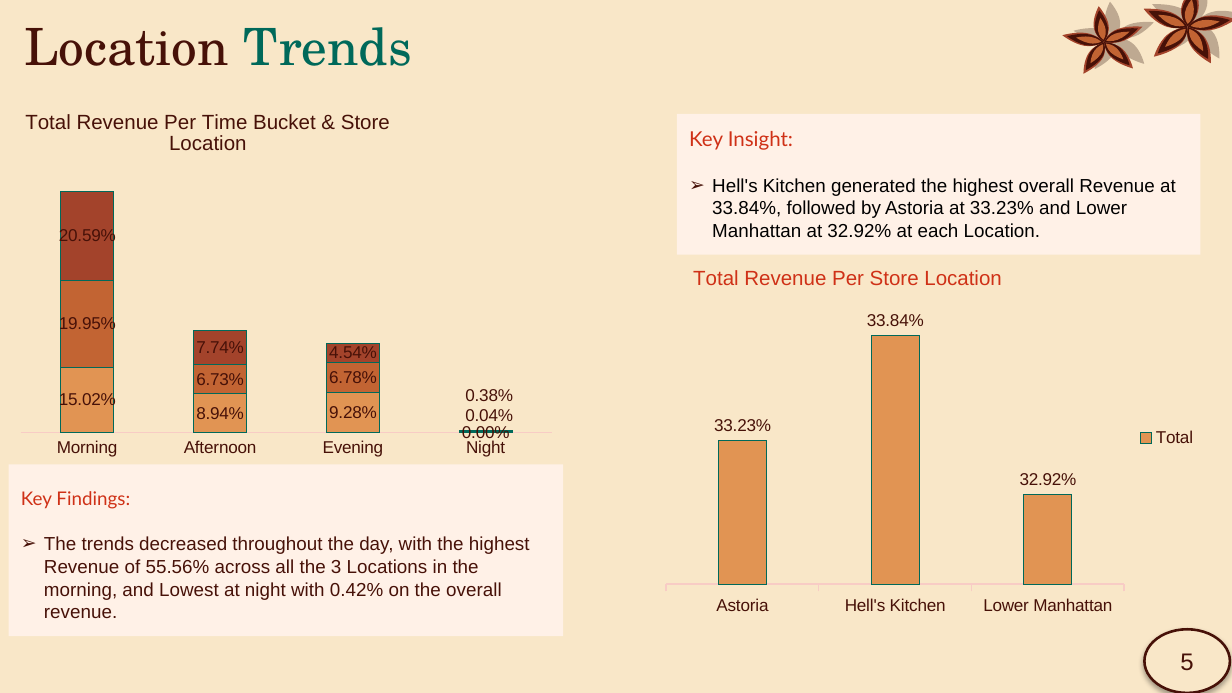
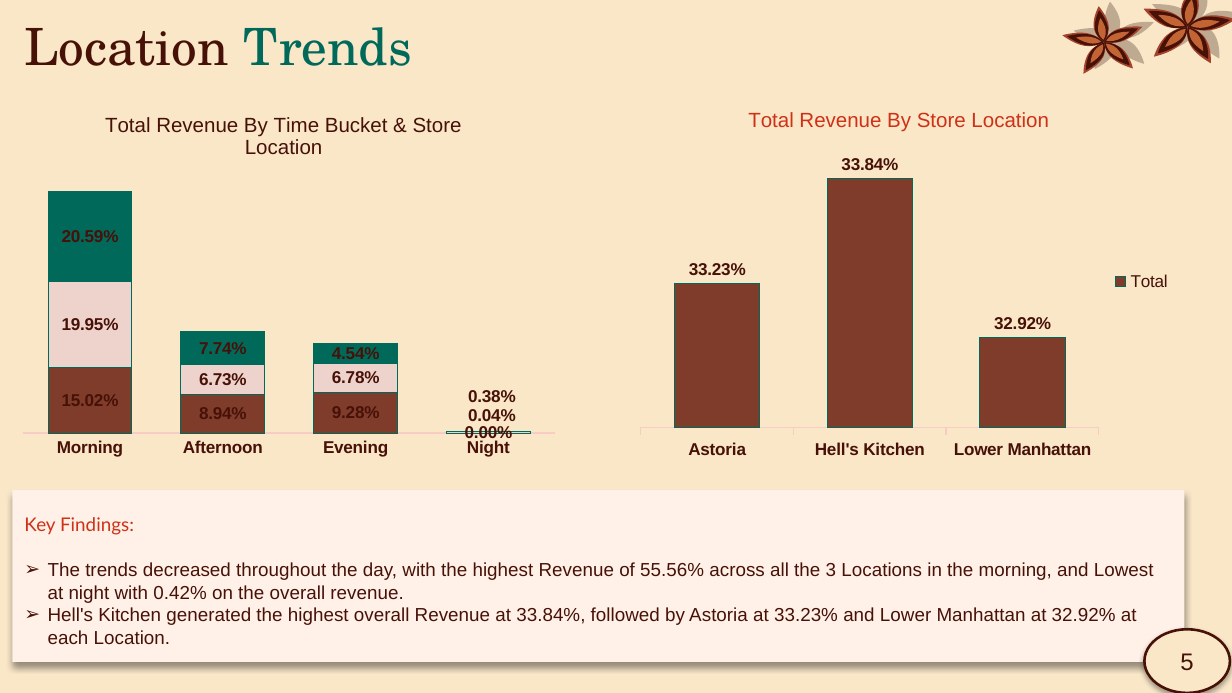
Before and after one commit to KeneilweG/BrightLight_Coffee_Shop_Sales_Case_Study1, a slide deck: slide 6 of Final Output File (Presentation(PowerPoint))/Coffee Shop Sales Presentation.pptx (slide 5 before the commit). Drawn at 1232x693 pixels with LibreOffice and Linux fonts; fonts in the diff are those of the drawing. Boxes give left, top, right and bottom in pixels: in the first picture for what was removed or moved away, otherwise in the second. Text is boxed around its words. In the diff, an @@ line names an element or a change of style, - is before the commit and + after.

```diff
--- a/Final Output File (Presentation(PowerPoint))/Coffee Shop Sales Presentation.pptx
+++ b/Final Output File (Presentation(PowerPoint))/Coffee Shop Sales Presentation.pptx
@@ column stacked chart at [12, 95, 565, 464] @@
@@ title "Total Revenue Per Time Bucket & Store Location " to "Total Revenue By Time Bucket & Store Location " @@
@@ colour of Series 1 #E19453 to #7F3C2A @@
@@ data labels of Series 1 changed @@
@@ colour of Series 2 #C26433 to #EED3CC @@
@@ data labels of Series 2 changed @@
@@ colour of Series 3 #A3432B to #00695A @@
@@ data labels of Series 3 changed @@
@@ category axis changed @@
@@ bar spacing changed @@
@@ column chart at [630, 97, 1184, 467] @@
@@ title "Total Revenue Per Store Location " to "Total Revenue By Store Location " @@
@@ colour of Total #E19453 to #7F3C2A @@
@@ data labels of Total changed @@
@@ category axis changed @@
@@ bar spacing changed @@
@@ background changed @@
@@ column chart: place and size @@
-column chart at [655, 254, 1210, 623]
+column chart at [630, 97, 1184, 467]
@@ rectangle removed at [676, 113, 1200, 254] @@
-Key Insight:
-➢ Hell's Kitchen generated the highest overall Revenue at 33.84%, followed by Astoria at 33.23% and Lower Manhattan at 32.92% at each Location.
@@ rectangle "Key Findings:": place and size @@
-rectangle "Key Findings:" at [9, 464, 563, 637]
+rectangle "Key Findings:" at [12, 490, 1184, 663]
@@ rectangle "Key Findings:" at [12, 490, 1184, 663]: shadow on @@
@@ text in rectangle at [48, 607, 1137, 644]: paragraph added @@
+➢ Hell's Kitchen generated the highest overall Revenue at 33.84%, followed by Astoria at 33.23% and Lower Manhattan at 32.92% at each Location.
```
Also in this commit, not shown: 8 other slides changed, 1 slide added.
